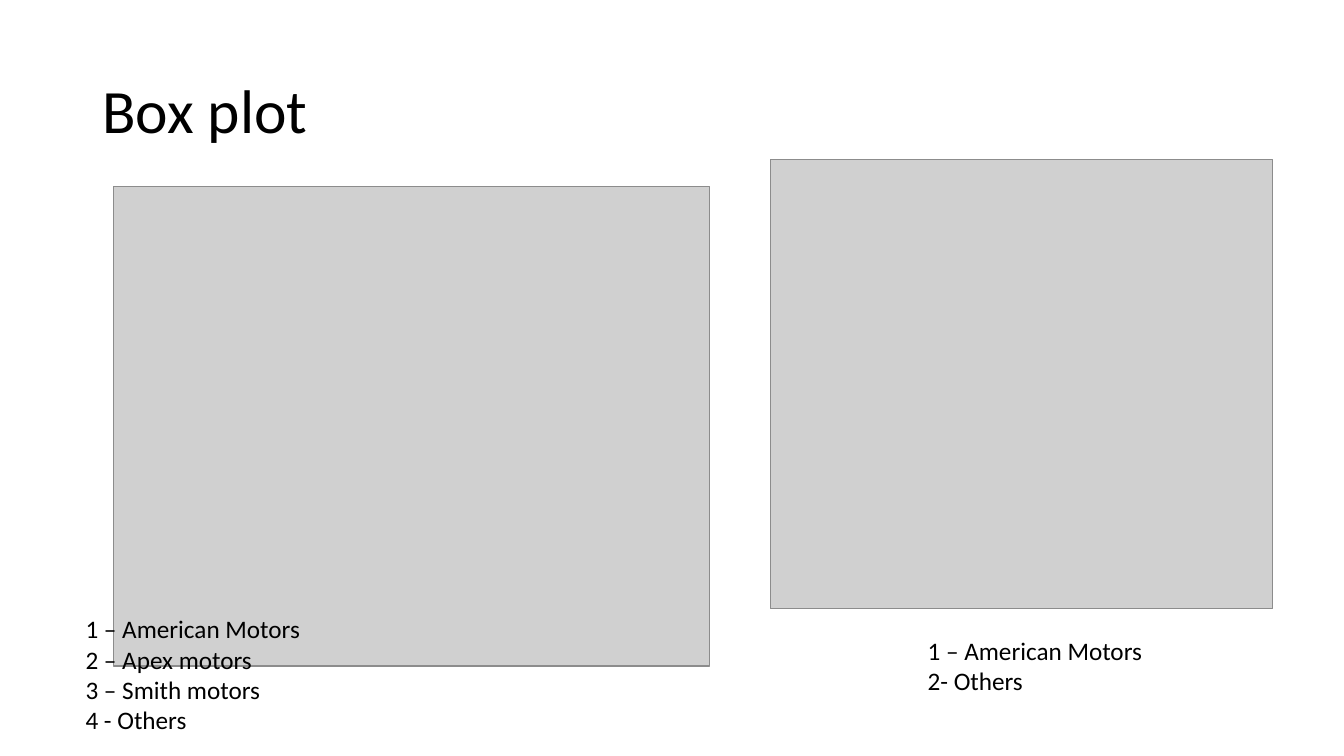
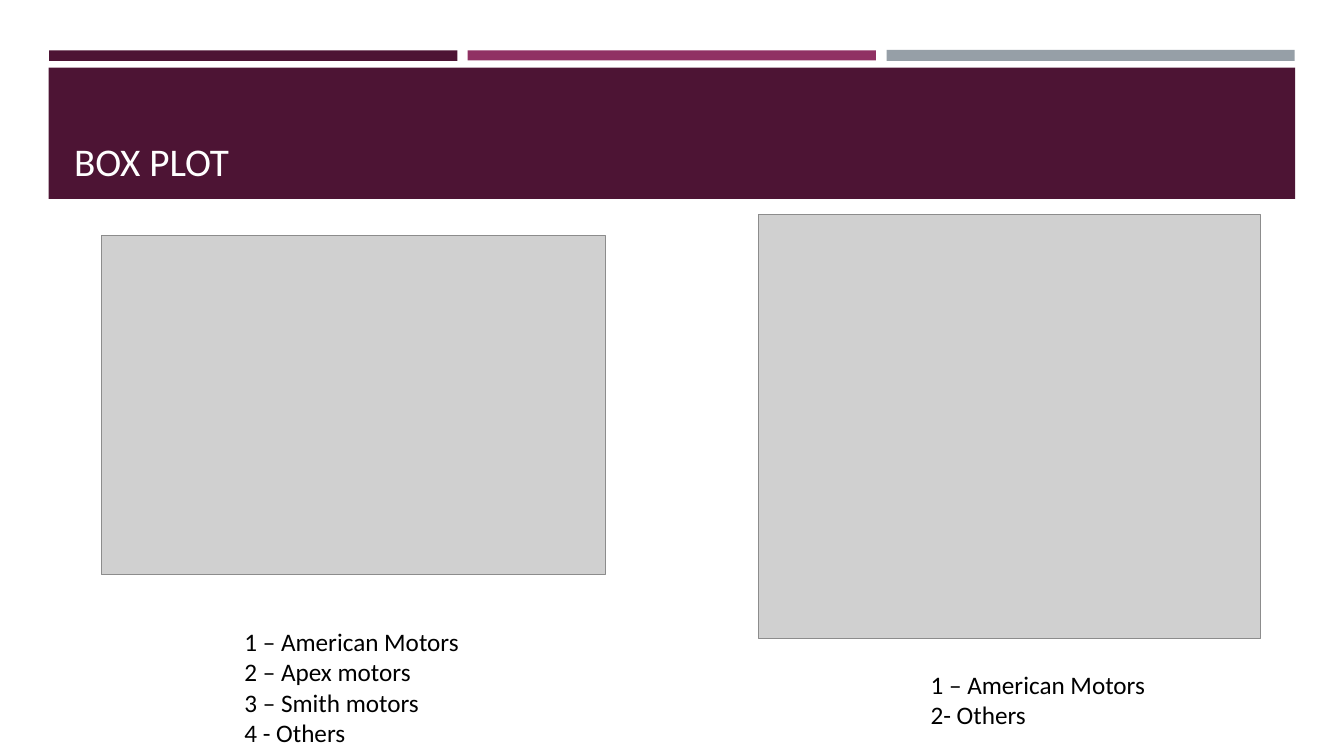
Before and after one commit to TheKarthikeyan/AMDA, a slide deck: slide 16 of cases/americanmotors/americanmotors.pptx (slide 13 before the commit). Drawn at 1344x756 pixels with LibreOffice and Linux fonts; fonts in the diff are those of the drawing; grey boxes stand for pictures. Boxes give left, top, right and bottom in pixels: in the first picture for what was removed or moved away, otherwise in the second. Text is boxed around its words. In the diff, an @@ line names an element or a change of style, - is before the commit and + after.

Commit message:
"Done with American Motors"

```diff
--- a/cases/americanmotors/americanmotors.pptx
+++ b/cases/americanmotors/americanmotors.pptx
@@ rectangle added at bbox=[49, 50, 458, 60], fill #4D1434 @@
@@ rectangle added at bbox=[468, 50, 876, 60], fill #903163 @@
@@ rectangle added at bbox=[886, 50, 1295, 62], fill #969FA7 @@
@@ rectangle added at bbox=[48, 68, 1296, 199], fill #4D1434 @@
@@ title "BOX PLOT" at bbox=[74, 150, 229, 177]: vertical alignment middle to bottom @@
@@ title at bbox=[74, 150, 229, 177]: text changed; size 44 to 28 pt; text colour #000000 to #FFFFFF @@
-Box plot
+BOX PLOT
@@ picture: place and size @@
-picture at bbox=[114, 187, 711, 666]
+picture at bbox=[101, 236, 605, 575]
@@ picture: place and size @@
-picture at bbox=[770, 159, 1273, 609]
+picture at bbox=[758, 215, 1261, 638]
@@ text "1 – American Motors": place and size @@
-text "1 – American Motors" at bbox=[86, 620, 299, 730]
+text "1 – American Motors" at bbox=[244, 633, 458, 742]
@@ text "1 – American Motors 2- ...": place and size @@
-text "1 – American Motors 2- ..." at bbox=[928, 642, 1142, 691]
+text "1 – American Motors 2- ..." at bbox=[931, 676, 1144, 725]
```
Also in this commit, not shown: 12 other slides changed, 13 slides added, 3 other files.
